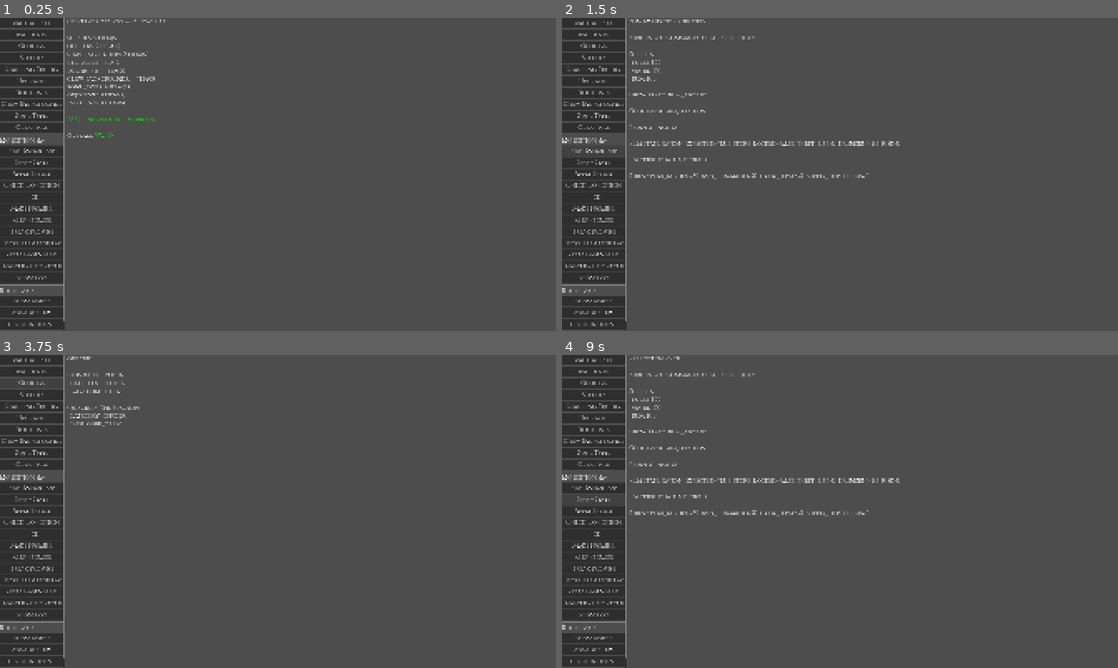
Above: before the commit, frames 1-4 (two rows, left to right).
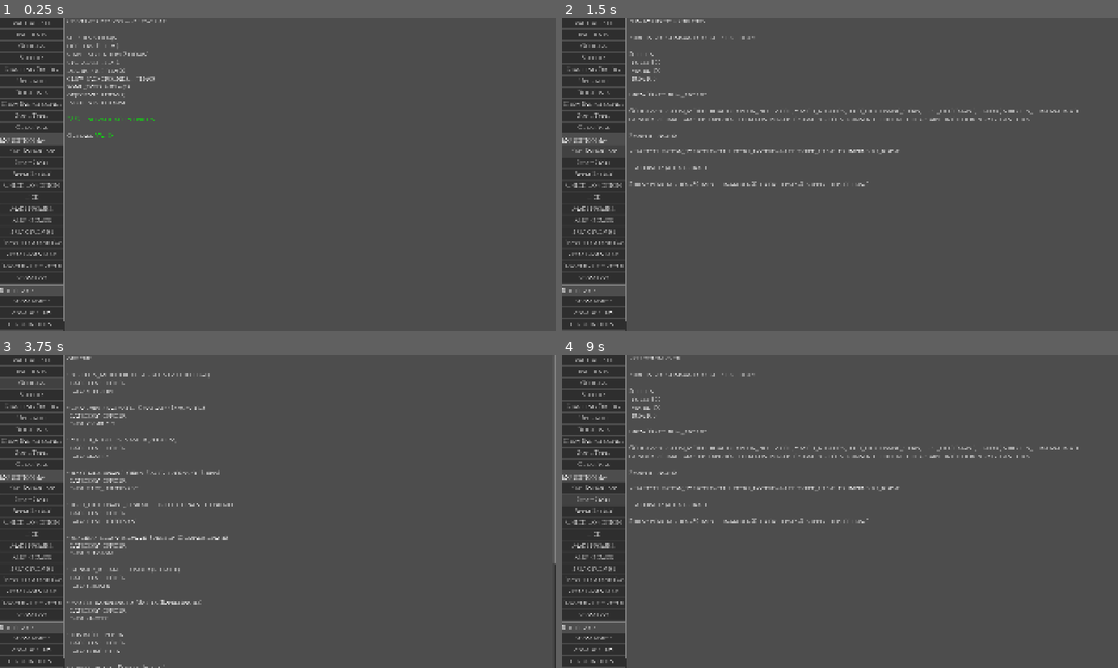
Above: after the commit, the same moments.

Repository: mcgrj/deadreckoning
Game: Godot game, scene res://test/ContentDebugScene.tscn
The game is run twice, just before and just after one commit, with the same random seed, the same clock (stepped at 60 frames per second) and the same inputs.
Inputs:
- Up to frame 1 (0.25 s): no input
- Up to frame 2 (1.5 s): click "New Expedition" at 0.5 s; click "New Expedition" at 1.25 s
- Up to frame 3 (3.75 s): click "Validate All" at 2 s; click "Incidents" at 2.75 s; click "Officers" at 3.5 s
- Up to frame 4 (9 s): click "Supplies" at 4.25 s; click "Standing Orders" at 5 s; click "Upgrades" at 5.75 s; click "Doctrines" at 6.5 s; click "Zone Types" at 7.25 s; click "Objectives" at 8 s; click "Show State" at 8.75 s

The runs differ from the first frame. In frame 1, less than 0.1% of the frame differs, in the area x 17-22%, y 8-10%; in frame 2, 2.0%; in frame 3, 2.2%, in the area x 12-100%, y 0-100%; in frame 4, 2.0%.

Commit message:
feat(stage6a): add 12 officer content files (6 roles x 2 variants)
Adds first_lieutenant, master, gunner, purser, surgeon, and chaplain
officers (stern/lenient, experienced/reckless, disciplined/reliable,
frugal/generous, methodical/compassionate, orthodox/pragmatic variants).
Updates ContentFrameworkTest officer count from 2 to 14.

Co-Authored-By: Claude Opus 4.6 (1M context) <noreply@anthropic.com>

Diff:
--- /dev/null
+++ b/game/content/officers/chaplain_orthodox.tres
@@ -0,0 +1,23 @@
+[gd_resource type="Resource" script_class="OfficerDef" format=3]
+
+[ext_resource type="Script" path="res://src/content/resources/OfficerDef.gd" id="1_co"]
+[ext_resource type="Script" path="res://src/content/resources/EffectDef.gd" id="2_eff"]
+
+[sub_resource type="Resource" id="Resource_cmd"]
+script = ExtResource("2_eff")
+type = "command_change"
+delta = 4
+
+[resource]
+script = ExtResource("1_co")
+role = "chaplain"
+competence = 3
+loyalty = 4
+worldview = "disciplinarian"
+known_traits = Array[String](["devout", "commanding"])
+starting_effects = Array[EffectDef]([SubResource("Resource_cmd")])
+advice_hooks = Array[String]([])
+id = "chaplain_orthodox"
+display_name = "Chaplain (Orthodox)"
+category = "officer"
+tags = Array[String](["chaplain"])
--- /dev/null
+++ b/game/content/officers/chaplain_pragmatic.tres
@@ -0,0 +1,23 @@
+[gd_resource type="Resource" script_class="OfficerDef" format=3]
+
+[ext_resource type="Script" path="res://src/content/resources/OfficerDef.gd" id="1_cp"]
+[ext_resource type="Script" path="res://src/content/resources/EffectDef.gd" id="2_eff"]
+
+[sub_resource type="Resource" id="Resource_brd"]
+script = ExtResource("2_eff")
+type = "burden_change"
+delta = -3
+
+[resource]
+script = ExtResource("1_cp")
+role = "chaplain"
+competence = 3
+loyalty = 4
+worldview = "humanitarian"
+known_traits = Array[String](["practical", "listener"])
+starting_effects = Array[EffectDef]([SubResource("Resource_brd")])
+advice_hooks = Array[String]([])
+id = "chaplain_pragmatic"
+display_name = "Chaplain (Pragmatic)"
+category = "officer"
+tags = Array[String](["chaplain"])
--- /dev/null
+++ b/game/content/officers/first_lieutenant_lenient.tres
@@ -0,0 +1,28 @@
+[gd_resource type="Resource" script_class="OfficerDef" format=3]
+
+[ext_resource type="Script" path="res://src/content/resources/OfficerDef.gd" id="1_fl2"]
+[ext_resource type="Script" path="res://src/content/resources/EffectDef.gd" id="2_eff"]
+
+[sub_resource type="Resource" id="Resource_brd"]
+script = ExtResource("2_eff")
+type = "burden_change"
+delta = -3
+
+[sub_resource type="Resource" id="Resource_cmd"]
+script = ExtResource("2_eff")
+type = "command_change"
+delta = -3
+
+[resource]
+script = ExtResource("1_fl2")
+role = "first_lieutenant"
+competence = 3
+loyalty = 4
+worldview = "humanitarian"
+known_traits = Array[String](["approachable", "fair"])
+starting_effects = Array[EffectDef]([SubResource("Resource_brd"), SubResource("Resource_cmd")])
+advice_hooks = Array[String]([])
+id = "first_lieutenant_lenient"
+display_name = "First Lieutenant (Lenient)"
+category = "officer"
+tags = Array[String](["first_lieutenant"])
--- /dev/null
+++ b/game/content/officers/first_lieutenant_stern.tres
@@ -0,0 +1,28 @@
+[gd_resource type="Resource" script_class="OfficerDef" format=3]
+
+[ext_resource type="Script" path="res://src/content/resources/OfficerDef.gd" id="1_fl1"]
+[ext_resource type="Script" path="res://src/content/resources/EffectDef.gd" id="2_eff"]
+
+[sub_resource type="Resource" id="Resource_cmd"]
+script = ExtResource("2_eff")
+type = "command_change"
+delta = 5
+
+[sub_resource type="Resource" id="Resource_brd"]
+script = ExtResource("2_eff")
+type = "burden_change"
+delta = 3
+
+[resource]
+script = ExtResource("1_fl1")
+role = "first_lieutenant"
+competence = 4
+loyalty = 3
+worldview = "disciplinarian"
+known_traits = Array[String](["exacting", "reliable"])
+starting_effects = Array[EffectDef]([SubResource("Resource_cmd"), SubResource("Resource_brd")])
+advice_hooks = Array[String]([])
+id = "first_lieutenant_stern"
+display_name = "First Lieutenant (Stern)"
+category = "officer"
+tags = Array[String](["first_lieutenant"])
--- /dev/null
+++ b/game/content/officers/gunner_disciplined.tres
@@ -0,0 +1,28 @@
+[gd_resource type="Resource" script_class="OfficerDef" format=3]
+
+[ext_resource type="Script" path="res://src/content/resources/OfficerDef.gd" id="1_gd"]
+[ext_resource type="Script" path="res://src/content/resources/EffectDef.gd" id="2_eff"]
+
+[sub_resource type="Resource" id="Resource_cmd"]
+script = ExtResource("2_eff")
+type = "command_change"
+delta = 3
+
+[sub_resource type="Resource" id="Resource_brd"]
+script = ExtResource("2_eff")
+type = "burden_change"
+delta = 2
+
+[resource]
+script = ExtResource("1_gd")
+role = "gunner"
+competence = 4
+loyalty = 3
+worldview = "disciplinarian"
+known_traits = Array[String](["strict", "by_the_book"])
+starting_effects = Array[EffectDef]([SubResource("Resource_cmd"), SubResource("Resource_brd")])
+advice_hooks = Array[String]([])
+id = "gunner_disciplined"
+display_name = "Gunner (Disciplined)"
+category = "officer"
+tags = Array[String](["gunner"])
--- /dev/null
+++ b/game/content/officers/gunner_reliable.tres
@@ -0,0 +1,23 @@
+[gd_resource type="Resource" script_class="OfficerDef" format=3]
+
+[ext_resource type="Script" path="res://src/content/resources/OfficerDef.gd" id="1_gr"]
+[ext_resource type="Script" path="res://src/content/resources/EffectDef.gd" id="2_eff"]
+
+[sub_resource type="Resource" id="Resource_ship"]
+script = ExtResource("2_eff")
+type = "ship_condition_change"
+delta = 5
+
+[resource]
+script = ExtResource("1_gr")
+role = "gunner"
+competence = 4
+loyalty = 4
+worldview = "pragmatist"
+known_traits = Array[String](["careful", "thorough"])
+starting_effects = Array[EffectDef]([SubResource("Resource_ship")])
+advice_hooks = Array[String]([])
+id = "gunner_reliable"
+display_name = "Gunner (Reliable)"
+category = "officer"
+tags = Array[String](["gunner"])
--- /dev/null
+++ b/game/content/officers/master_experienced.tres
@@ -0,0 +1,23 @@
+[gd_resource type="Resource" script_class="OfficerDef" format=3]
+
+[ext_resource type="Script" path="res://src/content/resources/OfficerDef.gd" id="1_mx"]
+[ext_resource type="Script" path="res://src/content/resources/EffectDef.gd" id="2_eff"]
+
+[sub_resource type="Resource" id="Resource_trait"]
+script = ExtResource("2_eff")
+type = "add_crew_trait"
+tag = "navigators_precision"
+
+[resource]
+script = ExtResource("1_mx")
+role = "master"
+competence = 5
+loyalty = 3
+worldview = "pragmatist"
+known_traits = Array[String](["methodical", "reads_weather"])
+starting_effects = Array[EffectDef]([SubResource("Resource_trait")])
+advice_hooks = Array[String]([])
+id = "master_experienced"
+display_name = "Master (Experienced)"
+category = "officer"
+tags = Array[String](["master"])
--- /dev/null
+++ b/game/content/officers/master_reckless.tres
@@ -0,0 +1,28 @@
+[gd_resource type="Resource" script_class="OfficerDef" format=3]
+
+[ext_resource type="Script" path="res://src/content/resources/OfficerDef.gd" id="1_mr"]
+[ext_resource type="Script" path="res://src/content/resources/EffectDef.gd" id="2_eff"]
+
+[sub_resource type="Resource" id="Resource_cmd"]
+script = ExtResource("2_eff")
+type = "command_change"
+delta = 2
+
+[sub_resource type="Resource" id="Resource_ship"]
+script = ExtResource("2_eff")
+type = "ship_condition_change"
+delta = -5
+
+[resource]
+script = ExtResource("1_mr")
+role = "master"
+competence = 4
+loyalty = 2
+worldview = "pragmatist"
+known_traits = Array[String](["fast", "impatient"])
+starting_effects = Array[EffectDef]([SubResource("Resource_cmd"), SubResource("Resource_ship")])
+advice_hooks = Array[String]([])
+id = "master_reckless"
+display_name = "Master (Reckless)"
+category = "officer"
+tags = Array[String](["master"])
--- /dev/null
+++ b/game/content/officers/purser_frugal.tres
@@ -0,0 +1,24 @@
+[gd_resource type="Resource" script_class="OfficerDef" format=3]
+
+[ext_resource type="Script" path="res://src/content/resources/OfficerDef.gd" id="1_pf"]
+[ext_resource type="Script" path="res://src/content/resources/EffectDef.gd" id="2_eff"]
+
+[sub_resource type="Resource" id="Resource_food"]
+script = ExtResource("2_eff")
+type = "supply_change"
+delta = 10
+target_id = "food"
+
+[resource]
+script = ExtResource("1_pf")
+role = "purser"
+competence = 4
+loyalty = 3
+worldview = "pragmatist"
+known_traits = Array[String](["exacting", "careful_with_stores"])
+starting_effects = Array[EffectDef]([SubResource("Resource_food")])
+advice_hooks = Array[String]([])
+id = "purser_frugal"
+display_name = "Purser (Frugal)"
+category = "officer"
+tags = Array[String](["purser"])
--- /dev/null
+++ b/game/content/officers/purser_generous.tres
@@ -0,0 +1,29 @@
+[gd_resource type="Resource" script_class="OfficerDef" format=3]
+
+[ext_resource type="Script" path="res://src/content/resources/OfficerDef.gd" id="1_pg"]
+[ext_resource type="Script" path="res://src/content/resources/EffectDef.gd" id="2_eff"]
+
+[sub_resource type="Resource" id="Resource_rum"]
+script = ExtResource("2_eff")
+type = "supply_change"
+delta = 5
+target_id = "rum"
+
+[sub_resource type="Resource" id="Resource_brd"]
+script = ExtResource("2_eff")
+type = "burden_change"
+delta = -2
+
+[resource]
+script = ExtResource("1_pg")
+role = "purser"
+competence = 3
+loyalty = 4
+worldview = "humanitarian"
+known_traits = Array[String](["generous", "popular"])
+starting_effects = Array[EffectDef]([SubResource("Resource_rum"), SubResource("Resource_brd")])
+advice_hooks = Array[String]([])
+id = "purser_generous"
+display_name = "Purser (Generous)"
+category = "officer"
+tags = Array[String](["purser"])
--- /dev/null
+++ b/game/content/officers/surgeon_compassionate.tres
@@ -0,0 +1,23 @@
+[gd_resource type="Resource" script_class="OfficerDef" format=3]
+
+[ext_resource type="Script" path="res://src/content/resources/OfficerDef.gd" id="1_sc"]
+[ext_resource type="Script" path="res://src/content/resources/EffectDef.gd" id="2_eff"]
+
+[sub_resource type="Resource" id="Resource_brd"]
+script = ExtResource("2_eff")
+type = "burden_change"
+delta = -4
+
+[resource]
+script = ExtResource("1_sc")
+role = "surgeon"
+competence = 3
+loyalty = 5
+worldview = "humanitarian"
+known_traits = Array[String](["kind", "tireless"])
+starting_effects = Array[EffectDef]([SubResource("Resource_brd")])
+advice_hooks = Array[String]([])
+id = "surgeon_compassionate"
+display_name = "Surgeon (Compassionate)"
+category = "officer"
+tags = Array[String](["surgeon"])
--- /dev/null
+++ b/game/content/officers/surgeon_methodical.tres
@@ -0,0 +1,23 @@
+[gd_resource type="Resource" script_class="OfficerDef" format=3]
+
+[ext_resource type="Script" path="res://src/content/resources/OfficerDef.gd" id="1_sm"]
+[ext_resource type="Script" path="res://src/content/resources/EffectDef.gd" id="2_eff"]
+
+[sub_resource type="Resource" id="Resource_cmd"]
+script = ExtResource("2_eff")
+type = "command_change"
+delta = 2
+
+[resource]
+script = ExtResource("1_sm")
+role = "surgeon"
+competence = 4
+loyalty = 3
+worldview = "pragmatist"
+known_traits = Array[String](["precise", "detached"])
+starting_effects = Array[EffectDef]([SubResource("Resource_cmd")])
+advice_hooks = Array[String]([])
+id = "surgeon_methodical"
+display_name = "Surgeon (Methodical)"
+category = "officer"
+tags = Array[String](["surgeon"])
--- a/game/test/ContentFrameworkTest.gd
+++ b/game/test/ContentFrameworkTest.gd
@@ -478,7 +478,7 @@
 	check(rum.starting_amount == 100, "ContentRegistry: rum.starting_amount is 100")
 
 	var officers := ContentRegistry.get_all("officers")
-	check(officers.size() == 2, "ContentRegistry: 2 officers loaded")
+	check(officers.size() == 14, "ContentRegistry: 14 officers loaded")
 
 	var bosun: OfficerDef = ContentRegistry.get_by_id("officers", "bosun")
 	check(bosun != null, "ContentRegistry: bosun officer found by id")
